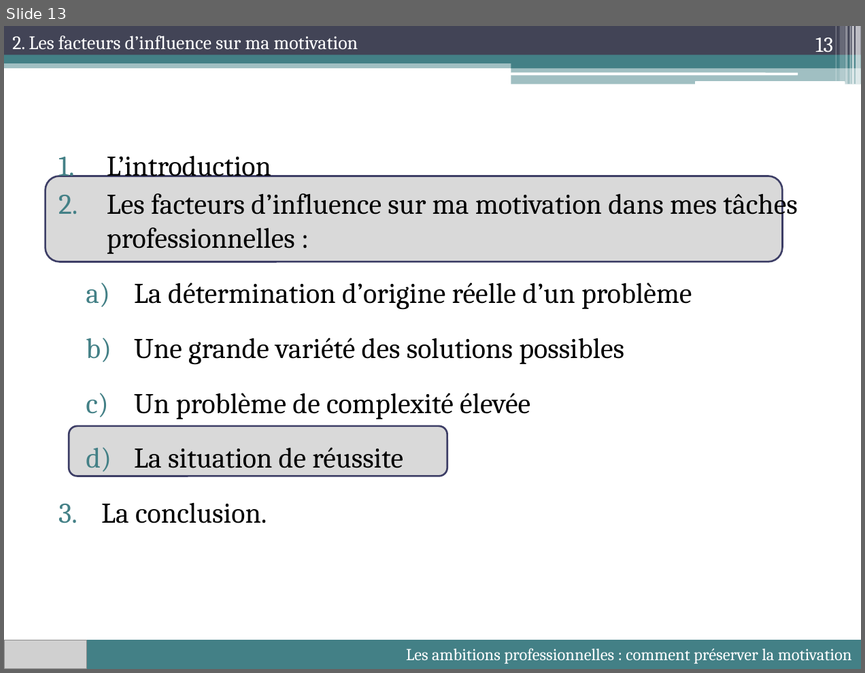
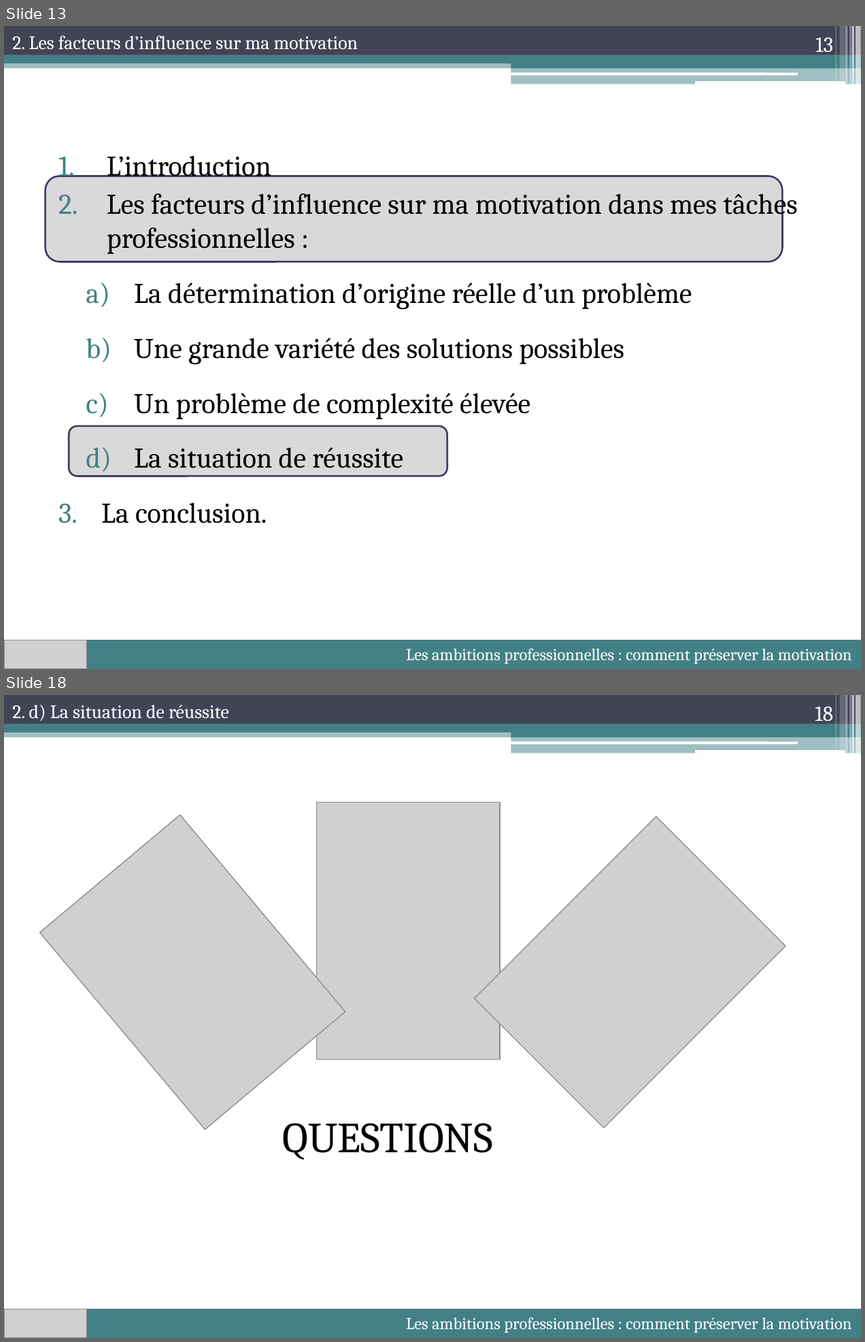
Before and after one commit to lioubouchkin/soutenance, a slide deck: Soutenance.pptx. Shown one above the other, each under a label of ours: slide 13 before the commit, slides 13 and 18 after it; the slides between them are not shown. The pictures are 865x673 and 865x1342 pixels, drawn with LibreOffice and Linux fonts; fonts in the diff are those of the drawing; grey boxes stand for pictures. Boxes give left, top, right and bottom in pixels: in the first picture for what was removed or moved away, otherwise in the second. Text is boxed around its words. In the diff, an @@ line names an element or a change of style, - is before the commit and + after.

```diff
--- a/Soutenance.pptx
+++ b/Soutenance.pptx
@@ slide 18 added at [4,695,861,1338], background #FFFFFF; not listed: 13 template elements that a slide beside it also shows @@
@@ text added at [12,705,229,721], 16 pt, text #FFFFFF @@
+2. d) La situation de réussite
@@ page number added at [815,707,833,726], 18 pt, text #FFFFFF @@
+18
@@ picture added at [39,815,345,1129] @@
@@ picture added at [317,802,500,1059] @@
@@ picture added at [475,816,786,1127] @@
@@ text added at [283,1123,493,1159], 36 pt, text #000000 @@
+QUESTIONS
@@ rectangle added at [4,1308,861,1338], fill #438086, 14 pt, text #FFFFFF @@
+Les ambitions professionnelles : comment préserver la motivation
@@ picture added at [4,1309,87,1338] @@
```
Also in this commit, not shown: 2 slides changed, 3 other slides added, 8 other files.
